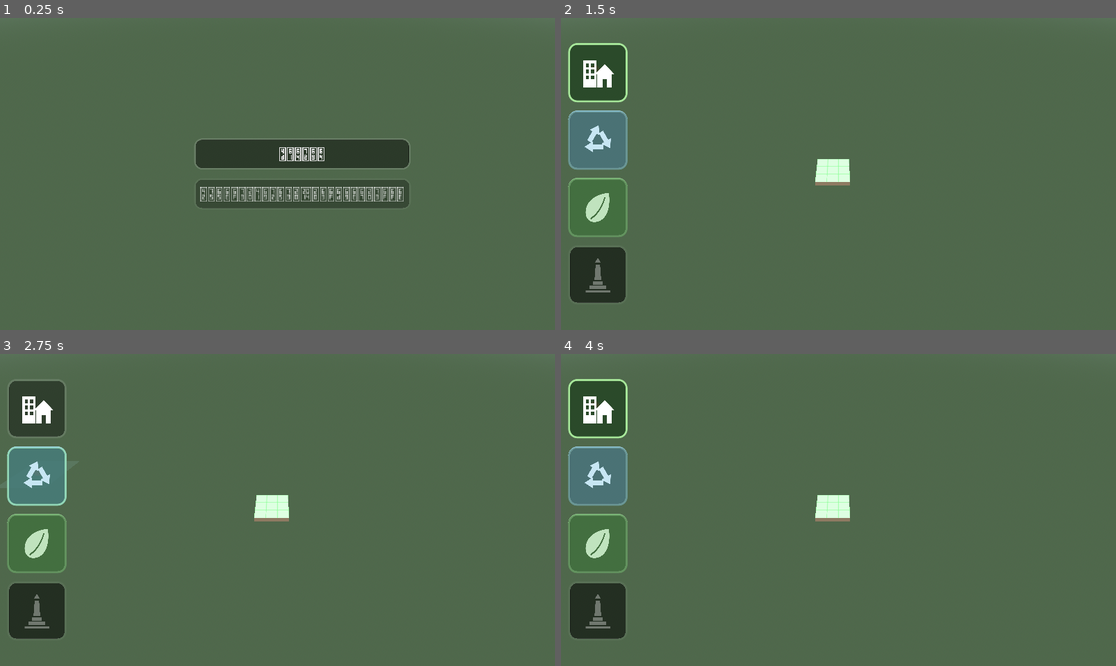
Above: before the commit, frames 1-4 (two rows, left to right).
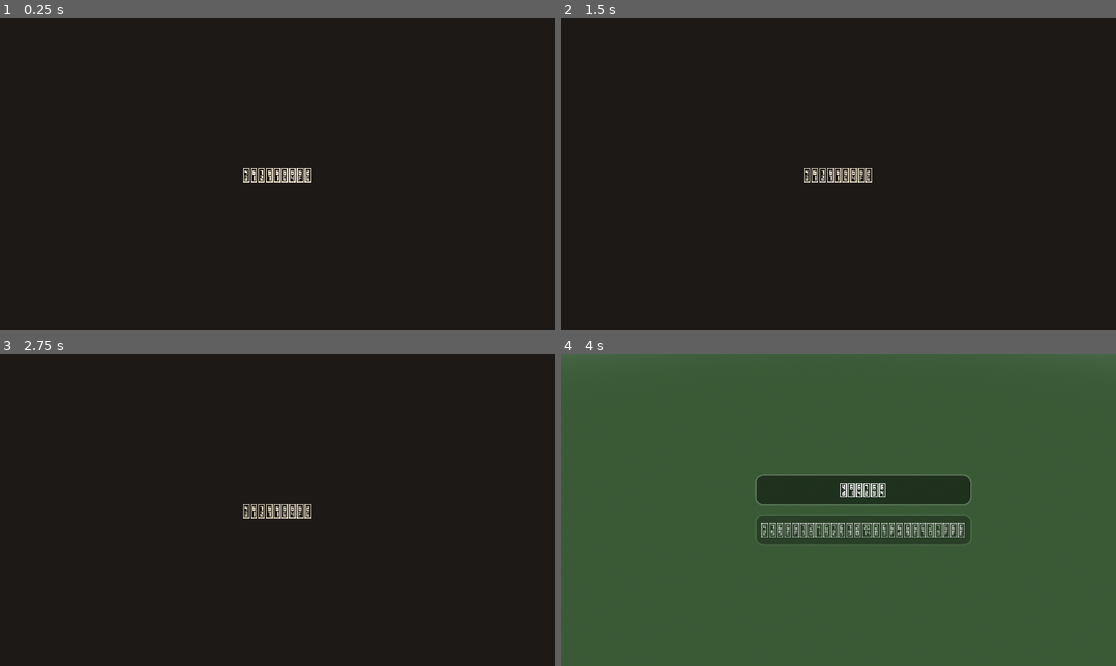
Above: after the commit, the same moments.

Repository: joacoague15/cozy-management
Game: Godot game, scene res://main.tscn
Two runs of this game, one before a commit and one after it. Both use one fixed random seed, a clock stepped at 60 frames per second and the inputs below. Sound files missing from this copy of the repository are replaced by a short silence.
Inputs (mouse positions are in pixels of both pictures, inside the frame that each line leads up to):
- Up to frame 1 (0.25 s): no input
- Up to frame 2 (1.5 s): click "Madrid" at 0.5 s; click (599, 74) at 1.27 s
- Up to frame 3 (2.75 s): click (38, 475) at 2.02 s
- Up to frame 4 (4 s): click (599, 544) at 2.77 s; click (599, 410) at 3.52 s

The runs differ from the first frame. In frame 1, 100% of the frame differs, in the area x 0-100%, y 0-100%; in frame 2, 98%; in frame 3, 98%; in frame 4, 12%.

Commit message:
loading screen

Diff:
--- a/main.tscn
+++ b/main.tscn
@@ -12,6 +12,7 @@
 [ext_resource type="Script" uid="uid://ik6dftq8vskh" path="res://scripts/cozy_cursor.gd" id="11_cursor"]
 [ext_resource type="Script" path="res://scripts/question_button.gd" id="12_question"]
 [ext_resource type="Script" path="res://scripts/main_menu.gd" id="13_menu"]
+[ext_resource type="Script" path="res://scripts/loading_screen.gd" id="14_loading"]
 
 [sub_resource type="ProceduralSkyMaterial" id="sky_material"]
 sky_top_color = Color(0.38, 0.55, 0.83, 1)
@@ -25,7 +26,19 @@
 [sub_resource type="Environment" id="environment"]
 background_mode = 2
 sky = SubResource("sky")
-tonemap_mode = 2
+tonemap_mode = 3
+tonemap_exposure = 1.1
+tonemap_white = 6.0
+glow_enabled = true
+glow_intensity = 0.45
+glow_strength = 0.9
+glow_bloom = 0.04
+glow_blend_mode = 2
+glow_hdr_threshold = 1.1
+adjustment_enabled = true
+adjustment_brightness = 1.02
+adjustment_contrast = 1.05
+adjustment_saturation = 1.12
 
 [sub_resource type="ShaderMaterial" id="terrain_material"]
 render_priority = 0
@@ -103,3 +116,7 @@
 build_manager = NodePath("../BuildManager")
 toolbar = NodePath("../BuildToolbar")
 question_button = NodePath("../QuestionButton")
+
+[node name="LoadingScreen" type="CanvasLayer" parent="." node_paths=PackedStringArray("build_manager")]
+script = ExtResource("14_loading")
+build_manager = NodePath("../BuildManager")
--- a/scripts/build_manager.gd
+++ b/scripts/build_manager.gd
@@ -10,6 +10,9 @@
 ## La barra de botones (build_toolbar.gd) selecciona via select_building().
 
 signal buildings_changed
+## Se emite cuando terminaron de cargar todos los modelos FBX (en hilos de
+## fondo): recien ahi la pantalla de carga deja pasar al menu.
+signal models_loaded
 
 const GRID_SIZE := 20
 
@@ -87,6 +90,8 @@
 var _hover_marker: MeshInstance3D
 var _hover_marker_material: StandardMaterial3D
 var _templates: Dictionary = {}  # clave de MODEL_PATHS -> Node3D o null
+var _pending_loads: Array[String] = []  # claves con carga threaded en curso
+var models_ready := false
 var _unlock_stage := 0
 var _game_started := false
 
@@ -107,6 +112,7 @@
 			template.free()
 
 func _process(delta: float) -> void:
+	_poll_model_loads()
 	_update_unlocks()
 	_update_ghost()
 	_update_hover_marker(delta)
@@ -559,26 +565,58 @@
 
 ## Carga cada modelo de MODEL_PATHS una sola vez; cada colocacion lo duplica.
 ## Si el asset no esta importado por el editor, se parsea el FBX en runtime.
+## Arranca la carga de todos los modelos en hilos de fondo: no bloquea el
+## primer frame (la pantalla de carga anima mientras tanto). Los archivos no
+## importados por el editor caen al parser FBX de runtime, sincrono (solo
+## pasa en desarrollo, con assets recien agregados).
 func _load_models() -> void:
 	for key in MODEL_PATHS:
 		var path: String = MODEL_PATHS[key]
-		var template: Node3D = null
 		if ResourceLoader.exists(path):
-			var scene: PackedScene = load(path)
-			if scene != null:
-				template = scene.instantiate()
-		if template == null:
-			var doc := FBXDocument.new()
-			var state := FBXState.new()
-			if doc.append_from_file(path, state) == OK:
-				template = doc.generate_scene(state)
-		if template == null:
-			push_warning("No se pudo cargar %s: se usara la caja de color." % path)
+			ResourceLoader.load_threaded_request(path)
+			_pending_loads.append(key)
 		else:
-			ModelEditor._strip_non_visual_nodes(template)
-			ModelEditor._enable_vertex_colors(template)
-			_apply_model_materials(key, template)
-		_templates[key] = template
+			_finish_template(key, null)
+	if _pending_loads.is_empty():
+		models_ready = true
+		models_loaded.emit()
+
+## Sondea las cargas threaded; cuando terminan todas, avisa con models_loaded
+## (lo escucha la pantalla de carga).
+func _poll_model_loads() -> void:
+	if models_ready:
+		return
+	for i in range(_pending_loads.size() - 1, -1, -1):
+		var key: String = _pending_loads[i]
+		var path: String = MODEL_PATHS[key]
+		match ResourceLoader.load_threaded_get_status(path):
+			ResourceLoader.THREAD_LOAD_LOADED:
+				var scene: PackedScene = ResourceLoader.load_threaded_get(path)
+				_finish_template(key, scene.instantiate() if scene != null else null)
+				_pending_loads.remove_at(i)
+			ResourceLoader.THREAD_LOAD_FAILED, ResourceLoader.THREAD_LOAD_INVALID_RESOURCE:
+				_finish_template(key, null)
+				_pending_loads.remove_at(i)
+	if _pending_loads.is_empty():
+		models_ready = true
+		models_loaded.emit()
+
+## Deja listo el template de `key`: fallback a parseo FBX en runtime si hace
+## falta, limpieza de nodos no visuales y materiales procedurales.
+func _finish_template(key: String, template: Node3D) -> void:
+	var path: String = MODEL_PATHS[key]
+	if template == null:
+		var doc := FBXDocument.new()
+		var state := FBXState.new()
+		if doc.append_from_file(path, state) == OK:
+			template = doc.generate_scene(state)
+	if template == null:
+		push_warning("No se pudo cargar %s: se usara la caja de color." % path)
+	else:
+		ModelEditor._strip_non_visual_nodes(template)
+		ModelEditor._enable_vertex_colors(template)
+		_apply_model_materials(key, template)
+	_templates[key] = template
 
 ## Materiales procedurales para los modelos que llegan sin texturas (blancos
 ## o grises). Grano de ruido con proyeccion triplanar en espacio mundo: no
@@ -783,14 +821,14 @@
 		arco.position.z = -size * 0.33
 		group.add_child(arco)
 	if estatua != null:
-		estatua.position.z = -size * 0.12
+		estatua.position.z = -size * 0.14
 		group.add_child(estatua)
 	if leones != null:
-		leones.position.z = 0.0
+		leones.position.z = -size * 0.04
 		group.add_child(leones)
 	# Estanque al frente de las estatuas, del ancho del arco.
-	var pond := _make_pond(size * 0.9, size * 0.22)
-	pond.position.z = size * 0.375
+	var pond := _make_pond(size * 0.9, size * 0.31)
+	pond.position.z = size * 0.335
 	group.add_child(pond)
 	return group
 
@@ -809,14 +847,20 @@
 	rim.position.y = 0.05
 	pond.add_child(rim)
 
+	# Agua: plano azul con el mismo grano de ruido de los demas materiales
+	# (dos tonos de azul bien legibles como agua) y algo de brillo.
 	var water := MeshInstance3D.new()
 	var plane := PlaneMesh.new()
 	plane.size = Vector2(width - 0.16, depth - 0.16)
-	var water_material := ShaderMaterial.new()
-	water_material.shader = preload("res://shaders/water.gdshader")
+	var water_material := _grain_material(
+		Color(0.16, 0.38, 0.52), Color(0.35, 0.58, 0.7), 1.6
+	)
+	water_material.roughness = 0.2
 	plane.material = water_material
 	water.mesh = plane
-	water.position.y = 0.085  # Apenas hundida respecto del borde de piedra.
+	# Apoyada sobre la cara superior de la losa (tope en 0.1), apenas
+	# elevada para no z-fightear con la piedra.
+	water.position.y = 0.105
 	pond.add_child(water)
 
 	# Totoras en 2 o 3 esquinas sorteadas.
@@ -828,7 +872,7 @@
 		if totora == null:
 			continue
 		totora.position = Vector3(
-			corner.x * (width * 0.5 - 0.35), 0.09, corner.y * (depth * 0.5 - 0.28)
+			corner.x * (width * 0.5 - 0.35), 0.11, corner.y * (depth * 0.5 - 0.28)
 		)
 		totora.rotation.y = randf() * TAU
 		pond.add_child(totora)
@@ -841,7 +885,7 @@
 		var edge := -1.0 if i % 2 == 0 else 1.0
 		nenufar.position = Vector3(
 			randf_range(-width * 0.5 + 0.5, width * 0.5 - 0.5),
-			0.09,
+			0.11,
 			edge * randf_range(depth * 0.12, depth * 0.34)
 		)
 		nenufar.rotation.y = randf() * TAU
@@ -850,7 +894,7 @@
 	if randf() < 0.66:
 		var barca := _make_model_visual("barca", 0.85)
 		if barca != null:
-			barca.position = Vector3(randf_range(-width * 0.2, width * 0.2), 0.09, 0.0)
+			barca.position = Vector3(randf_range(-width * 0.2, width * 0.2), 0.11, 0.0)
 			barca.rotation.y = randf_range(-0.35, 0.35) + (PI if randf() < 0.5 else 0.0)
 			pond.add_child(barca)
 	return pond
--- /dev/null
+++ b/scripts/loading_screen.gd
@@ -0,0 +1,66 @@
+extends CanvasLayer
+## Pantalla de carga: fondo calido que tapa todo desde el primer frame
+## mientras build_manager carga los modelos FBX en hilos de fondo. Muestra
+## "Cargando" con puntos animados y un pulso suave. Dura siempre al menos
+## MIN_SECONDS aunque la carga haya terminado antes, y recien despues se
+## desvanece hacia el menu.
+
+const MIN_SECONDS := 3.0
+const FADE_SECONDS := 0.7
+const BACKGROUND_COLOR := Color(0.11, 0.1, 0.085)
+
+@export var build_manager: Node3D
+
+var _root: Control
+var _loading_label: Label
+var _elapsed := 0.0
+var _models_done := false
+var _fading := false
+
+func _ready() -> void:
+	layer = 10  # Por encima del menu y de toda la UI del juego.
+	_root = Control.new()
+	add_child(_root)
+	_root.set_anchors_and_offsets_preset(Control.PRESET_FULL_RECT)
+	# STOP: bloquea el mouse hacia el menu que espera abajo.
+	_root.mouse_filter = Control.MOUSE_FILTER_STOP
+
+	var background := ColorRect.new()
+	background.color = BACKGROUND_COLOR
+	background.mouse_filter = Control.MOUSE_FILTER_IGNORE
+	_root.add_child(background)
+	background.set_anchors_and_offsets_preset(Control.PRESET_FULL_RECT)
+
+	_loading_label = Label.new()
+	_loading_label.horizontal_alignment = HORIZONTAL_ALIGNMENT_CENTER
+	_loading_label.add_theme_color_override("font_color", Color(1.0, 0.95, 0.85))
+	_root.add_child(_loading_label)
+
+	if build_manager.models_ready:
+		_models_done = true
+	else:
+		build_manager.models_loaded.connect(func() -> void: _models_done = true)
+
+	get_viewport().size_changed.connect(_update_layout)
+	_update_layout()
+
+func _process(delta: float) -> void:
+	_elapsed += delta
+	# "Cargando" con respiracion suave y puntos que avanzan.
+	_loading_label.modulate.a = 0.8 + 0.2 * sin(_elapsed * 2.2)
+	_loading_label.text = "Cargando" + ".".repeat(1 + int(_elapsed * 2.5) % 3)
+
+	if _models_done and _elapsed >= MIN_SECONDS and not _fading:
+		_fading = true
+		var tween := _root.create_tween()
+		tween.tween_property(_root, "modulate:a", 0.0, FADE_SECONDS) \
+				.set_trans(Tween.TRANS_CUBIC).set_ease(Tween.EASE_IN)
+		tween.tween_callback(queue_free)
+
+func _update_layout() -> void:
+	var vh := get_viewport().get_visible_rect().size.y
+	_loading_label.anchor_left = 0.0
+	_loading_label.anchor_right = 1.0
+	_loading_label.anchor_top = 0.48
+	_loading_label.anchor_bottom = 0.48
+	_loading_label.add_theme_font_size_override("font_size", roundi(vh * 0.038))
--- a/shaders/water.gdshader
+++ /dev/null
@@ -1,40 +0,0 @@
-shader_type spatial;
-render_mode cull_back;
-
-// Agua sencilla del estanque del palacio: dos tonos de azul verdoso mezclados
-// por ruido que deriva lento (ondas suaves), superficie brillante y un poco
-// translucida. Sin reflexiones ni profundidad: barato y cozy.
-uniform vec3 deep_color: source_color = vec3(0.15, 0.34, 0.42);
-uniform vec3 light_color: source_color = vec3(0.36, 0.6, 0.66);
-
-varying vec3 world_pos;
-
-float hash(vec2 p) {
-	return fract(sin(dot(p, vec2(127.1, 311.7))) * 43758.5453);
-}
-
-float vnoise(vec2 p) {
-	vec2 i = floor(p);
-	vec2 f = fract(p);
-	vec2 u = f * f * (3.0 - 2.0 * f);
-	return mix(
-		mix(hash(i), hash(i + vec2(1.0, 0.0)), u.x),
-		mix(hash(i + vec2(0.0, 1.0)), hash(i + vec2(1.0, 1.0)), u.x),
-		u.y
-	);
-}
-
-void vertex() {
-	world_pos = (MODEL_MATRIX * vec4(VERTEX, 1.0)).xyz;
-}
-
-void fragment() {
-	vec2 p = world_pos.xz;
-	float a = vnoise(p * 2.2 + vec2(TIME * 0.12, TIME * 0.09));
-	float b = vnoise(p * 4.5 - vec2(TIME * 0.1, -TIME * 0.07));
-	float ripple = smoothstep(0.3, 0.8, a * 0.65 + b * 0.45);
-	ALBEDO = mix(deep_color, light_color, ripple);
-	ROUGHNESS = 0.12;
-	SPECULAR = 0.7;
-	ALPHA = 0.92;
-}
Not shown, added: scripts/loading_screen.gd.uid
Not shown, removed: shaders/water.gdshader.uid
Not shown, changed: SISTEMAS.md
